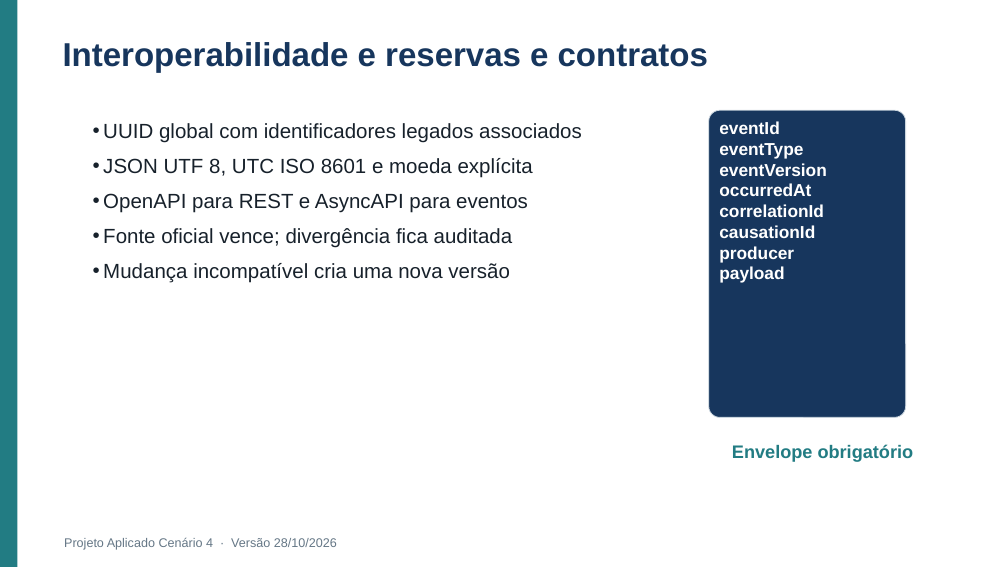
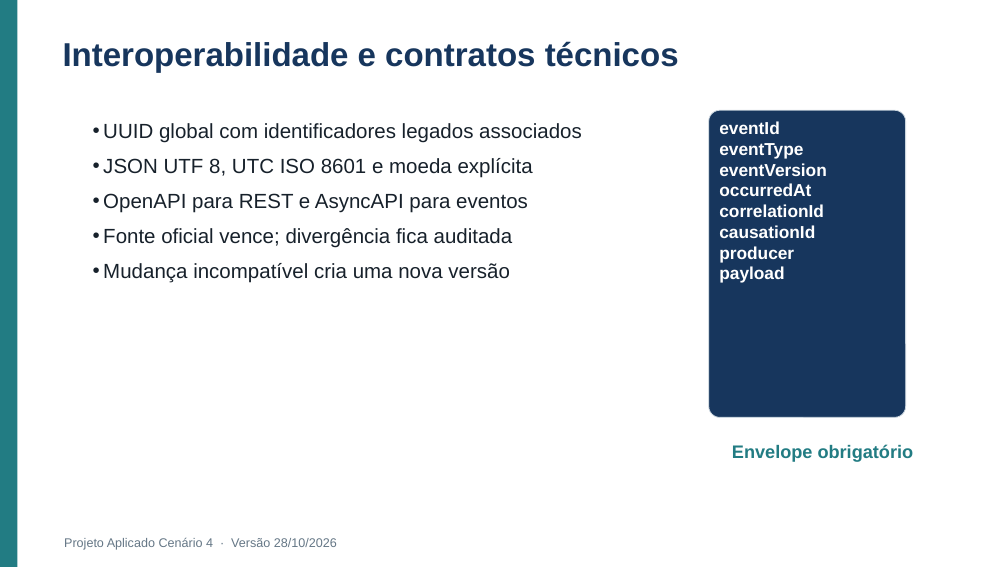
Before and after one commit to Roger-Quinelato/projetoAplicado7, a slide deck: slide 13 of output/Apresentacao_Cenario_4.pptx. Drawn at 1008x567 pixels with LibreOffice and Linux fonts; fonts in the diff are those of the drawing. Boxes give left, top, right and bottom in pixels: in the first picture for what was removed or moved away, otherwise in the second. Text is boxed around its words. In the diff, an @@ line names an element or a change of style, - is before the commit and + after.

```diff
--- a/output/Apresentacao_Cenario_4.pptx
+++ b/output/Apresentacao_Cenario_4.pptx
@@ text at (x1=63, y1=41, x2=679, y2=73): text changed @@
-Interoperabilidade e reservas e contratos
+Interoperabilidade e contratos técnicos
```
Also in this commit, not shown: 4 other slides changed, 20 other files.
